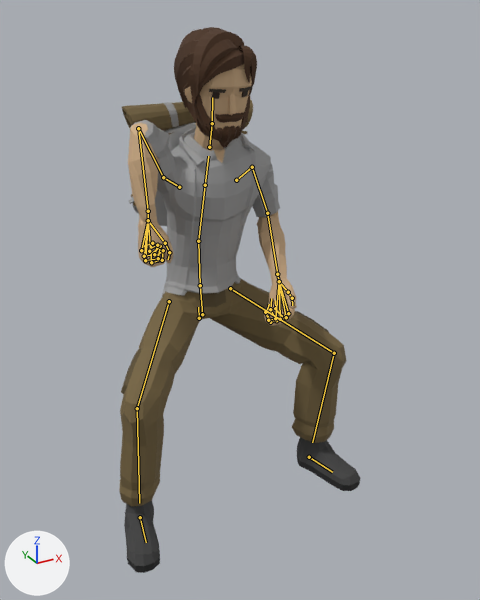
One commit to the glTF model assets/art/3d/clips-riders.glb: the scene before it, then after it.
Both versions are drawn from a camera (50 mm lens) standing at (-0.918, -1.874, 2.179) and looking at (0.066, -0.085, 1.284). The lights are fixed; the arrows at lower left show +X, +Y and +Z. The older version comes first. Both versions are drawn at frame 24 of the action 'Ride_Couch'; the numbers are the values there. The bones that change, and the others that lie on the model, are drawn over the model as lines.

The first picture shows 'Adventurer_Body', 'Adventurer_Feet', 'Adventurer_Head', 'Adventurer_Legs', 'Backpack'.
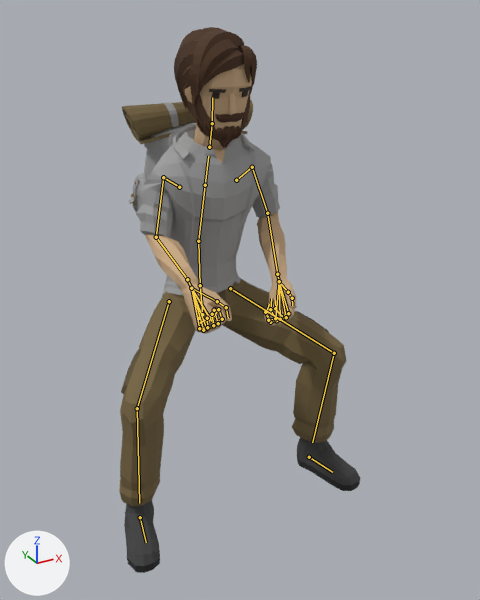
The change, as a list of edits to the scene's bpy script:
```text
Change bone_upperarm_r:
    where bone_upperarm_r = bpy.data.objects['CharacterArmature'].pose.bones['UpperArm.R']  # child of 'Shoulder.R'
    bone_upperarm_r.rotation_quaternion: (0.82, 0.505, 0.238, 0.127) -> (0.566, -0.589, 0.542, -0.197)  # degrees (67, 15, 28) -> degrees (-108, 22, -69)
Change bone_lowerarm_r:
    where bone_lowerarm_r = bpy.data.objects['CharacterArmature'].pose.bones['LowerArm.R']  # child of 'UpperArm.R'
    bone_lowerarm_r.rotation_quaternion: (0.28, -0.913, 0.227, -0.191) -> (0.745, -0.391, -0.4, 0.362)  # degrees (-142, -13, -32) -> degrees (-67, -18, 64)
Change bone_wrist_r:
    where bone_wrist_r = bpy.data.objects['CharacterArmature'].pose.bones['Wrist.R']  # child of 'LowerArm.R'
    bone_wrist_r.rotation_quaternion: (-0.996, 0.001, -0.019, 0.088) -> (0.968, -0.093, 0.022, -0.23)  # degrees (0, 2, -10) -> degrees (-11, 0, -27)
```

Location of each change, [x1, y1, x2, y2] in pixels of the pictures (480 x 600 px):
'Adventurer_Body', posed
    before: [128, 120, 297, 326]
    after: [136, 125, 297, 334]
bone 'UpperArm.R', root to tip
    before: (163, 177) to (138, 128)
    after: (163, 177) to (156, 237)
bone 'LowerArm.R', root to tip
    before: (138, 128) to (148, 211)
    after: (156, 237) to (187, 279)
bone 'Wrist.R', root to tip
    before: (148, 211) to (148, 220)
    after: (187, 279) to (191, 288)
